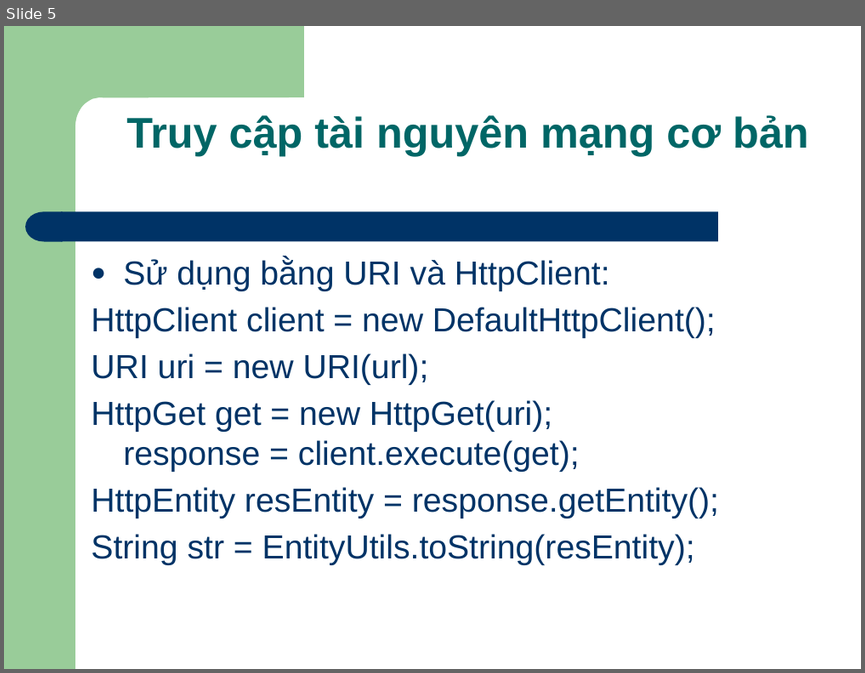
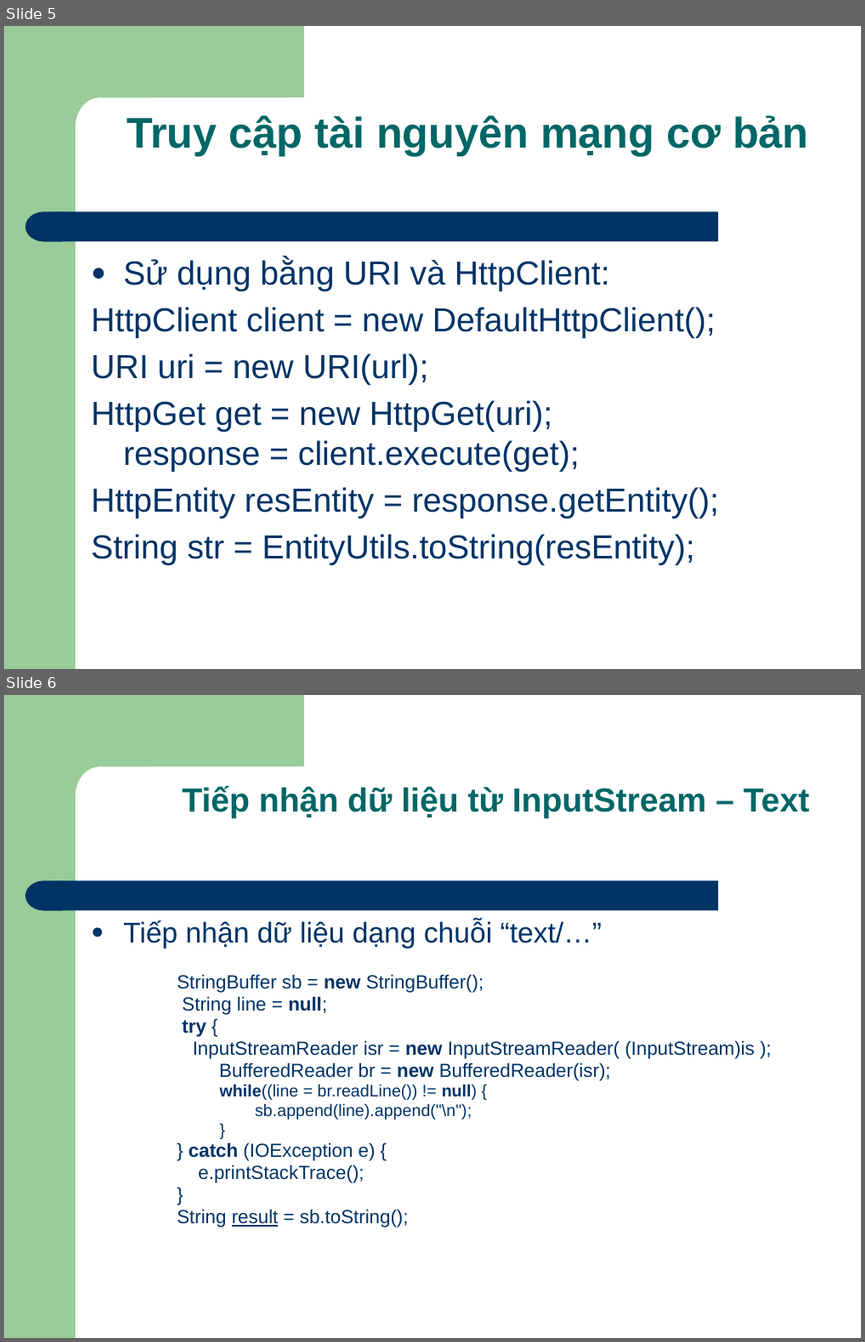
Before and after one commit to Timon-CHP/t3hand, a slide deck: lessions/Android_Par07_Networking.pptx. Shown one above the other, each under a label of ours: slide 5 before the commit, slides 5 and 6 after it. The pictures are 865x673 and 865x1342 pixels, drawn with LibreOffice and Linux fonts; fonts in the diff are those of the drawing. Boxes give left, top, right and bottom in pixels: in the first picture for what was removed or moved away, otherwise in the second. Text is boxed around its words. In the diff, an @@ line names an element or a change of style, - is before the commit and + after.

```diff
--- a/lessions/Android_Par07_Networking.pptx
+++ b/lessions/Android_Par07_Networking.pptx
@@ slide 6 added at (4, 695, 861, 1338), background #FFFFFF; not listed: 4 template elements that a slide beside it also shows @@
@@ title added at (182, 786, 810, 818), 28 pt, text #006666, bold @@
+Tiếp nhận dữ liệu từ InputStream – Text
@@ text added at (123, 919, 755, 1227), 16 pt, text #003366 @@
+● Tiếp nhận dữ liệu dạng chuỗi “text/…”
+    StringBuffer sb = new StringBuffer();
+    String line = null;
+    try {
+    InputStreamReader isr = new InputStreamReader( (InputStream)is );
+    BufferedReader br = new BufferedReader(isr);
+      while((line = br.readLine()) != null) {
+      sb.append(line).append("\n");
+      }
+    } catch (IOException e) {
+    e.printStackTrace();
+    }
+    String result = sb.toString();
```
Also in this commit, not shown: 1 slide changed, 9 other slides added, 4 slides removed.
